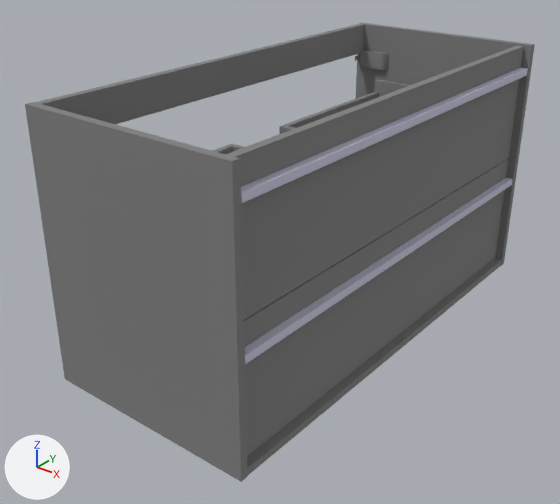
The glTF model demo/src/catalog/items/Mueble_attila_1000/Mueble_attila_1000.glb: old version first, new version second.
One viewpoint serves both versions: a 50 mm lens placed at (11.01, -7.12, 8.75), pointed at (1.98, 4.17, 1.75). Every picture has the same lights, and +X, +Y and +Z are marked at lower left. Where no turn or scale is listed for an object, it has been applied to the vertices. Vertices at the same position are counted once.

Names of what the first picture shows: 'Mueble attila 1000'.
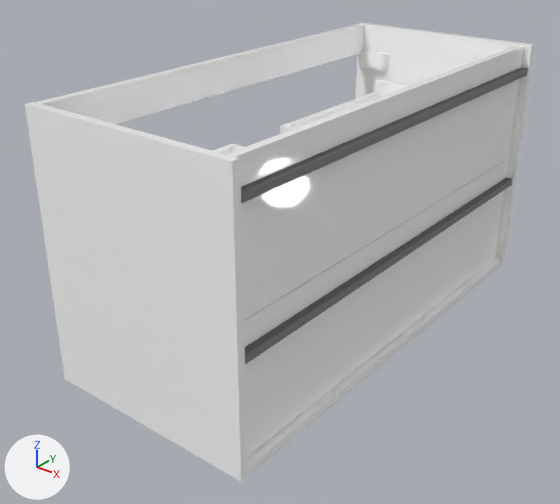
Pixel boxes (x1, y1, x2, y2) of what changed, in the pictures (560 x 504 px):
part 1 of me_mueble_attila_1000, recoloured
    both: (25, 23, 535, 482)
part 2 of me_mueble_attila_1000, recoloured
    both: (241, 67, 528, 364)

The change in detail:
Material 'varnish' (mat_varnish) is new.
Its base color is (1.0, 1.0, 1.0) (white #ffffff).
Its metallic is 1.0.
Its roughness is 1.0.
Its coat weight is 1.0.
me_mueble_attila_1000 has 1461 vertices, 2843 faces and spans x 0.0..4.52, y 0.0..9.97, z 0.0..5.4.
me_mueble_attila_1000 is used by ob_mueble_attila_1000; location (0.0, 0.0, 0.0).
me_mueble_attila_1000 part 1: all 2507 faces that had it switch from mat_dyn_armazonescliente_uvmapped (grey #808080) to mat_varnish (white #ffffff).
me_mueble_attila_1000 part 2: all 336 faces that had it switch from mat_dyn_tirador_uvmapped (light grey #cacadf) to mat_dyn_armazonescliente_uvmapped (grey #808080).
